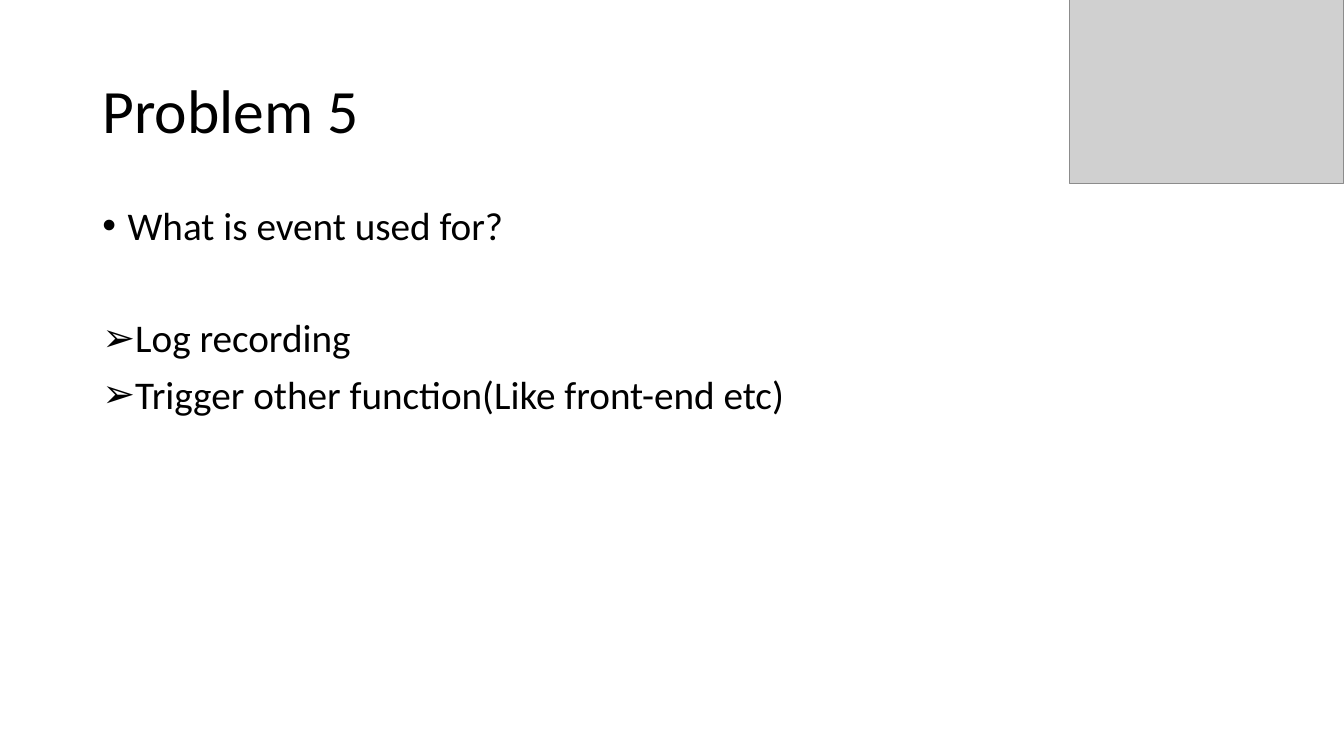
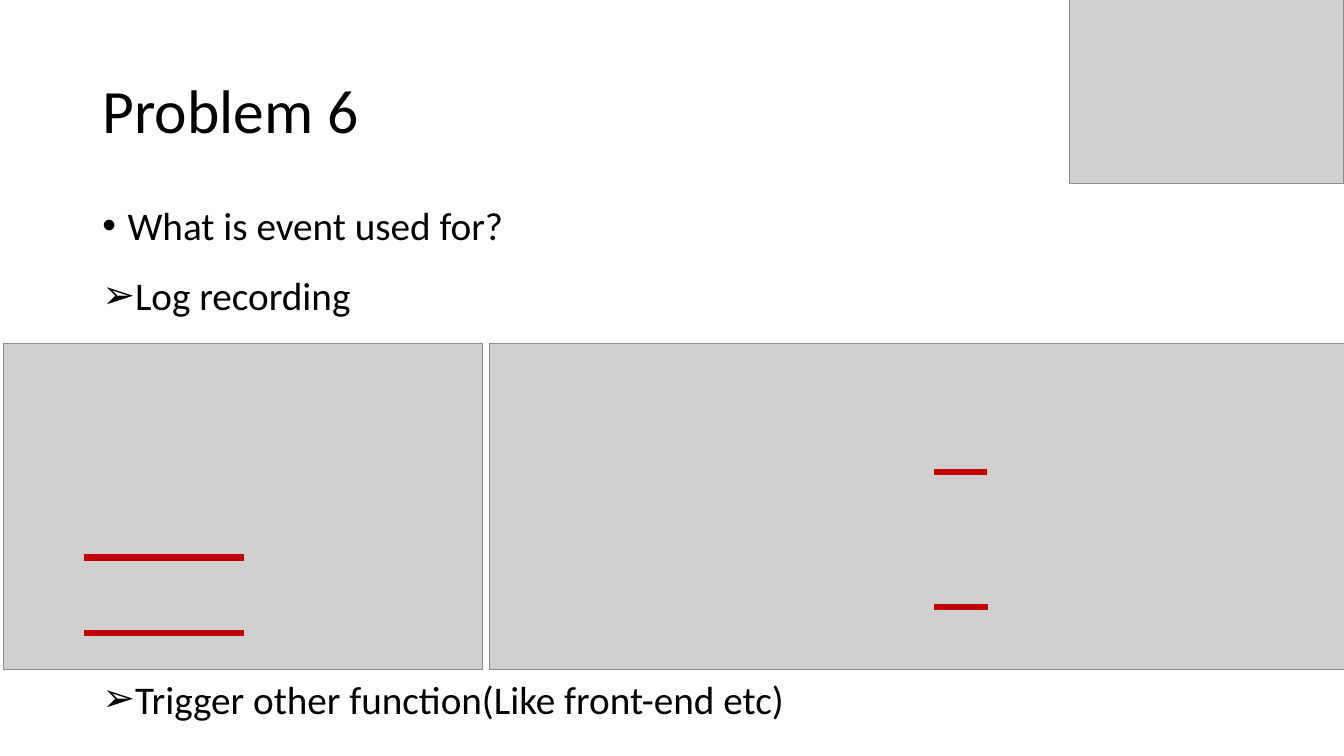
Before and after one commit to ryu9827/bootcamp-slices, a slide deck: slide 15 of Presentation-Bruce.pptx (slide 6 before the commit). Drawn at 1344x756 pixels with LibreOffice and Linux fonts; fonts in the diff are those of the drawing; grey boxes stand for pictures. Boxes give left, top, right and bottom in pixels: in the first picture for what was removed or moved away, otherwise in the second. Text is boxed around its words. In the diff, an @@ line names an element or a change of style, - is before the commit and + after.

Commit message:
put more details for the problems.
But not the final version yet

```diff
--- a/Presentation-Bruce.pptx
+++ b/Presentation-Bruce.pptx
@@ title at (x1=102, y1=90, x2=358, y2=134): text changed @@
-Problem 5
+Problem 6
@@ text added at (x1=135, y1=282, x2=350, y2=317), 28 pt, text #000000 @@
+➢ Log recording
@@ text at (x1=135, y1=324, x2=784, y2=416): paragraphs removed @@
-➢ Log recording
-➢ Trigger other function(Like front-end etc)
@@ picture added at (x1=4, y1=344, x2=483, y2=670) @@
@@ picture added at (x1=489, y1=344, x2=1344, y2=670) @@
@@ line added from (934, 472) to (988, 472), #C00000 4.5 pt @@
@@ line added from (85, 558) to (244, 558), #C00000 4.5 pt @@
@@ line added from (935, 607) to (988, 607), #C00000 4.5 pt @@
@@ line added from (85, 633) to (244, 633), #C00000 4.5 pt @@
@@ text added at (x1=135, y1=685, x2=783, y2=721), 28 pt, text #000000 @@
+➢ Trigger other function(Like front-end etc)
```
Also in this commit, not shown: 5 other slides changed, 9 slides added.
